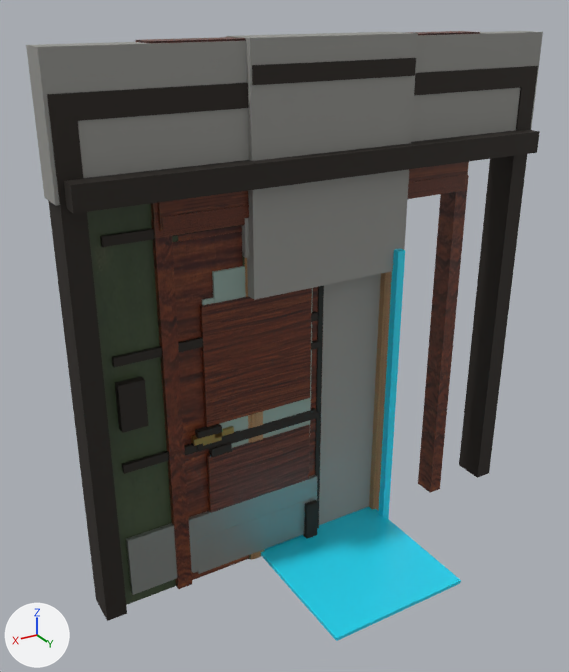
An edit to the glTF model public/assets/conservatory-doors.glb, drawn before and after from the same camera.
Both versions are drawn from a 50 mm camera at (2.66, 3.99, 3.6) aimed at (0.38, 0.19, 1.7). Arrows for +X, +Y and +Z are at lower left; the lights stay in place. The older version comes first. Vertices at exactly the same position are counted once.

Script lines for the objects in view, before the commit:
```python
me_door_head_overpanel = bpy.data.meshes.new('door_head_overpanel')
me_door_head_overpanel.from_pydata(...)  # a box spanning x -1.12..1.12, y -0.07..0.07, z 2.45..3.35
me_door_head_overpanel.materials.append(mat_dark_mahogany_oak)
me_door_leaf_hall = bpy.data.meshes.new('door_leaf_hall')
me_door_leaf_hall.from_pydata(...)  # 32 vertices, 48 faces; spans x 0.0..1.02, y -0.05..0.09, z 0.0..2.35
# faces by material slot: [12, 12, 12, 12]
me_door_leaf_hall.materials.append(mat_dark_mahogany_oak)
me_door_leaf_hall.materials.append(mat_worn_kick_plate)  # grey #9ea29e
me_door_leaf_hall.materials.append(mat_oxidised_brass)  # orange #b39759
me_door_leaf_hall.materials.append(mat_rubber_seals)  # black #242926
me_door_leaf_public = bpy.data.meshes.new('door_leaf_public')
me_door_leaf_public.from_pydata(...)  # 32 vertices, 48 faces; spans x 0.0..0.88, y -0.03..0.08, z 0.0..2.35
# faces by material slot: [12, 12, 24]
me_door_leaf_public.materials.append(mat_dark_mahogany_oak)
me_door_leaf_public.materials.append(mat_opaque_rough_wired_glass)  # grey #90a69e
me_door_leaf_public.materials.append(mat_oxidised_brass)  # orange #b39759
ob_door_head_overpanel = bpy.data.objects.new('door_head_overpanel', me_door_head_overpanel)
ob_door_head_overpanel.location = (0.0, 0.0, 0.0)
ob_door_leaf_hall = bpy.data.objects.new('door_leaf_hall', me_door_leaf_hall)
ob_door_leaf_hall.location = (0.0, 0.0, 0.0)
ob_door_leaf_public = bpy.data.objects.new('door_leaf_public', me_door_leaf_public)
ob_door_leaf_public.location = (0.0, 0.0, 0.0)
# also in view: 'door_sealed_scar' at (0.0, -0.04, 1.7); 'door_leaf_chapel' at (0.49, 0.03, 1.2); 'door_leaf_tower' at (0.45, 0.03, 0.98); 'door_debug_hinge' at (-0.5, 0.16, 1.05); 'door_leaf_bay_goods' at (0.74, 0.03, 1.52)
```
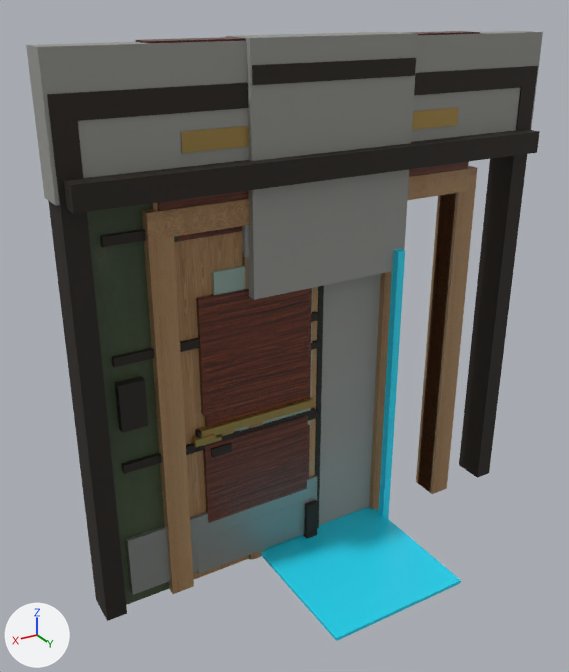
The change, as a list of edits to the scene's bpy script:
```text
Change me_door_head_overpanel:
    used by ob_door_head_overpanel; location = (0.0, 0.0, 0.0)
    remove me_door_head_overpanel.from_pydata(...)  # 8 vertices, 12 faces; spans x -1.12..1.12, y -0.07..0.07, z 2.45..3.35
    add me_door_head_overpanel.from_pydata(...)  # 16 vertices, 24 faces; spans x -1.12..1.12, y -0.07..0.11, z 2.45..3.35
    me_door_head_overpanel part 1: a new loose piece, a box spanning x -0.96..0.96, y 0.062..0.108, z 2.845..2.955, in mat_oxidised_brass (orange #b39759)
    me_door_head_overpanel part 2: 12 faces spanning x -1.12..1.12, y -0.07..0.07, z 2.45..3.35 switch from mat_dark_mahogany_oak to mat_warm_oak_veneer
    add me_door_head_overpanel.materials.append(mat_oxidised_brass)  # orange #b39759
Change me_door_leaf_hall:
    used by ob_door_leaf_hall; location = (0.0, 0.0, 0.0)
    remove me_door_leaf_hall.from_pydata(...)  # 32 vertices, 48 faces; spans x 0.0..1.02, y -0.05..0.09, z 0.0..2.35
    add me_door_leaf_hall.from_pydata(...)  # 56 vertices, 84 faces; spans x 0.0..1.02, y -0.05..0.11, z 0.0..2.35
    me_door_leaf_hall part 3: a new loose piece, a box spanning x 0.13..0.89, y 0.043..0.073, z 0.44..1.02, in mat_dark_mahogany_oak
    me_door_leaf_hall part 4: a new loose piece, a box spanning x 0.13..0.89, y 0.043..0.073, z 1.24..2.0, in mat_dark_mahogany_oak
    me_door_leaf_hall part 5: a new loose piece, a box spanning x 0.1..0.92, y 0.054..0.098, z 1.092..1.148, in mat_oxidised_brass (orange #b39759)
    me_door_leaf_hall part 6: the loose piece of 8 vertices spanning x 0.83..0.97, y 0.05..0.09, z 1.06..1.1 is moved by (0.0, 0.01, 0.0)
    me_door_leaf_hall part 7: 12 faces spanning x 0.0..1.02, y -0.04..0.04, z 0.0..2.35 switch from mat_dark_mahogany_oak to mat_warm_oak_veneer
Add me_door_frame_hall:
    me_door_frame_hall.from_pydata(...)  # 20 vertices, 36 faces; spans x -1.18..1.18, y -0.1..0.1, z 0.0..2.55
    me_door_frame_hall.materials.append(mat_warm_oak_veneer)
Add ob_door_frame_hall:
    ob_door_frame_hall = bpy.data.objects.new('door_frame_hall', me_door_frame_hall)
    ob_door_frame_hall.location = (0.0, 0.0, 0.0)
```

Pixel boxes [x1, y1, x2, y2] of what changed, in the pictures (569 x 672 px; the box of a moved part takes in the faces that stretch with it):
'door_leaf_hall', reshaped: before [173, 231, 324, 580]; after [174, 231, 324, 579]
'door_frame_hall', added: after [142, 166, 477, 594]
'door_head_overpanel', reshaped (mostly hidden before): before [151, 162, 469, 220]; after [151, 107, 469, 211]
part 1 of me_door_head_overpanel, added (orange): after [181, 107, 459, 153]
part 2 of me_door_head_overpanel, recoloured: before [151, 163, 469, 220]; after [151, 163, 469, 211]
part 3 of me_door_leaf_hall, added: after [203, 416, 308, 523]
part 4 of me_door_leaf_hall, added: after [196, 289, 309, 415]
part 5 of me_door_leaf_hall, added (orange): after [199, 397, 314, 437]
part 6 of me_door_leaf_hall, moved or reshaped: before [191, 434, 215, 446]; after [192, 434, 216, 447]
part 7 of me_door_leaf_hall, recoloured (lighter): [174, 231, 318, 579] in both
'door_leaf_chapel', unchanged, covered by the edit: before [178, 226, 312, 513]; after [178, 226, 312, 480]
'door_frame_pair', unchanged, covered by the edit: before [151, 175, 469, 589]; after [418, 193, 455, 491]
'door_head_transom', unchanged, covered by the edit: before [162, 174, 466, 230]
